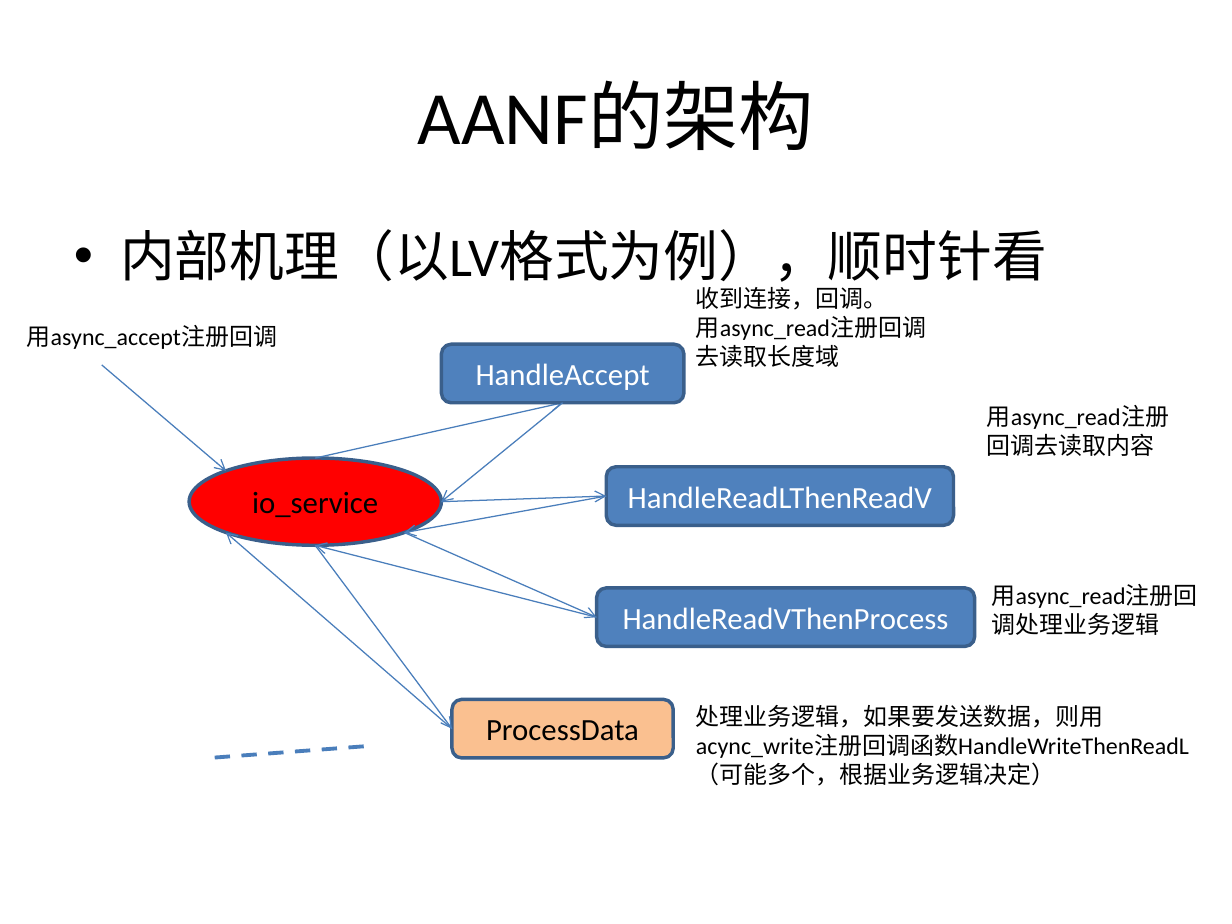
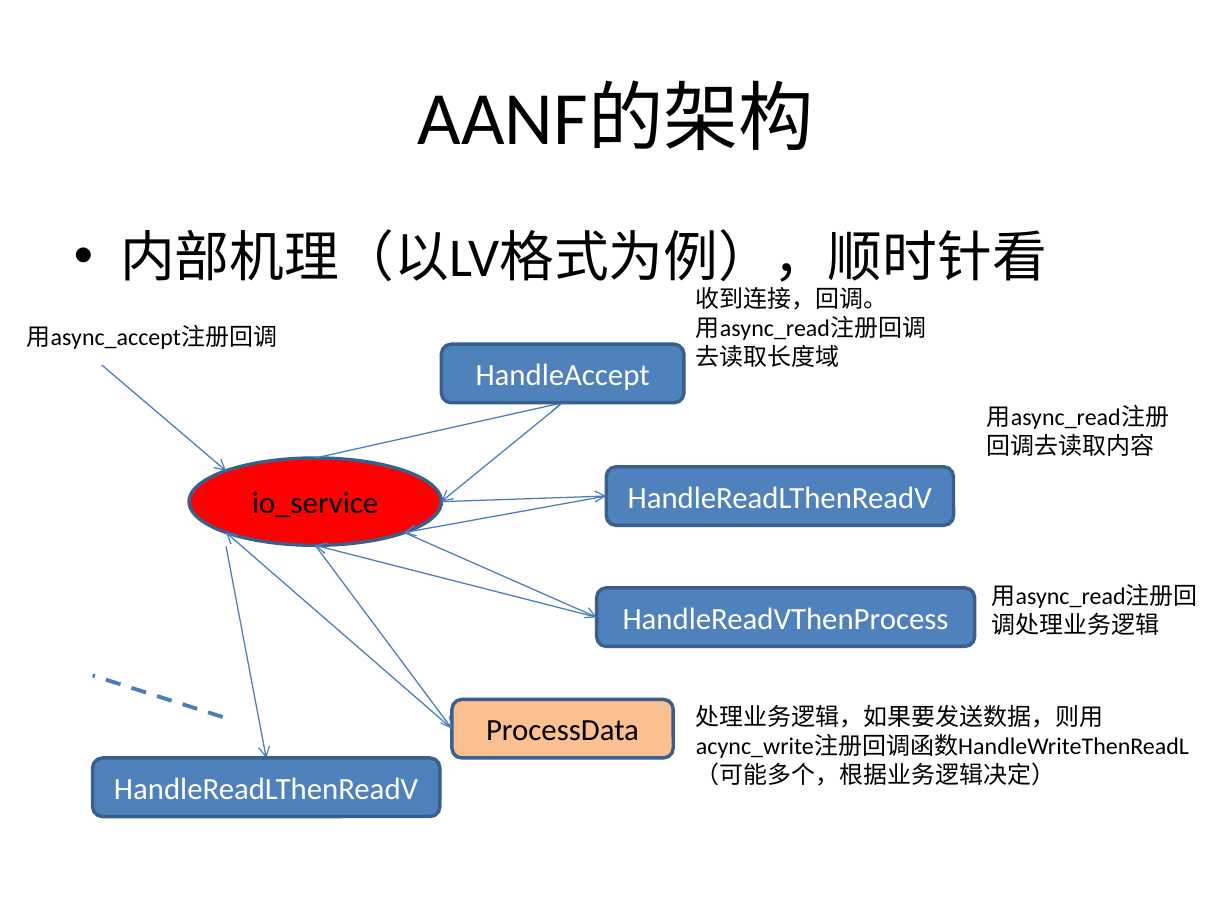
Before and after one commit to kkzhou/kknf, a slide deck: slide 26 of aanf/asio-based2/doc/asio-based_AANF.pptx (slide 24 before the commit). Drawn at 1232x924 pixels with LibreOffice and Linux fonts; fonts in the diff are those of the drawing. Boxes give left, top, right and bottom in pixels: in the first picture for what was removed or moved away, otherwise in the second. Text is boxed around its words. In the diff, an @@ line names an element or a change of style, - is before the commit and + after.

```diff
--- a/aanf/asio-based2/doc/asio-based_AANF.pptx
+++ b/aanf/asio-based2/doc/asio-based_AANF.pptx
@@ arrow added from (225, 546) to (266, 758), #4B7EBC 0.75 pt @@
@@ line moved from (363, 747) - (208, 758) to (223, 717) - (92, 675) @@
@@ rounded rectangle added at <box>92,758,440,817</box>, fill #4F81BD, outline #3A5F8C 2 pt, 18 pt, text #FFFFFF @@
+HandleReadLThenReadV
```
Also in this commit, not shown: 3 other slides changed, 3 slides added, 1 slide removed.
